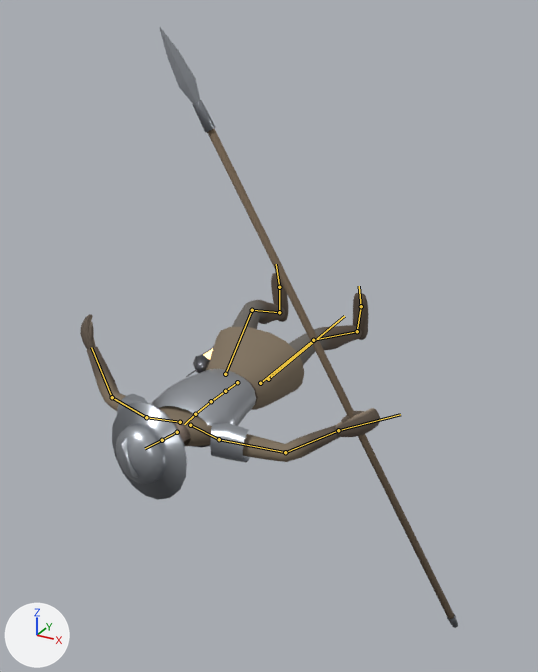
One commit to the glTF model assets/models/characters/guard.glb: the scene before it, then after it.
Before and after are seen from a 50 mm lens placed at (1.67, -3.03, 1.76), pointed at (0.22, -0.4, 0.44). The lights are fixed; the arrows at lower left show +X, +Y and +Z. The first picture is the older version. Both versions are drawn at frame 25 of the action 'die'; the numbers are the values there. The bones that change, and the others that lie on the model, are drawn over the model as lines.

Names of what the first picture shows: 'Guard'.
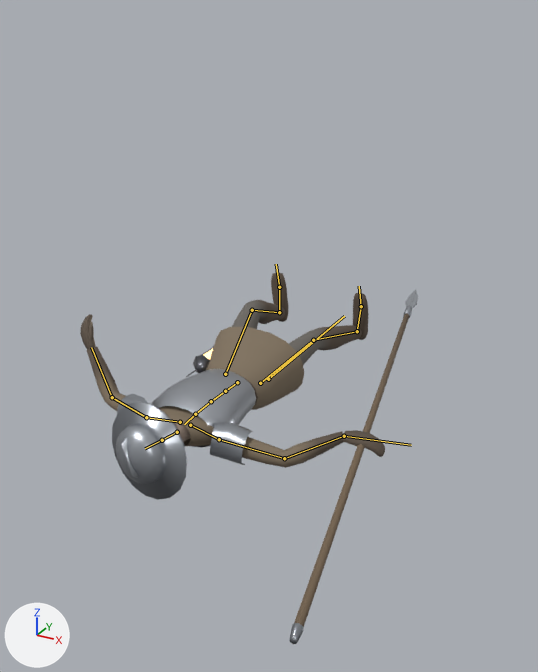
Commit message: Die: armed characters let the weapon fall flat

Where the change shows, as pixel boxes [x1, y1, x2, y2] in the pictures (538 x 672 px):
'Guard', posed (11% narrower, 38% shorter): before [80, 27, 458, 628]; after [80, 272, 418, 644]
bone 'RightUpperArm', root to tip: before (219, 439) to (285, 452); after (219, 439) to (284, 458)
bone 'RightHand', root to tip: before (338, 430) to (400, 414); after (344, 436) to (411, 445)

The change in detail:
Bone 'RightUpperArm' (bone_rightupperarm) turns from (1, 3, -41) to (-4, -27, -40) degrees about its own x, y and z.
Bone 'RightHand' (bone_righthand) turns from (-8, 0, 0) to (-47, -50, 39) degrees about its own x, y and z.
